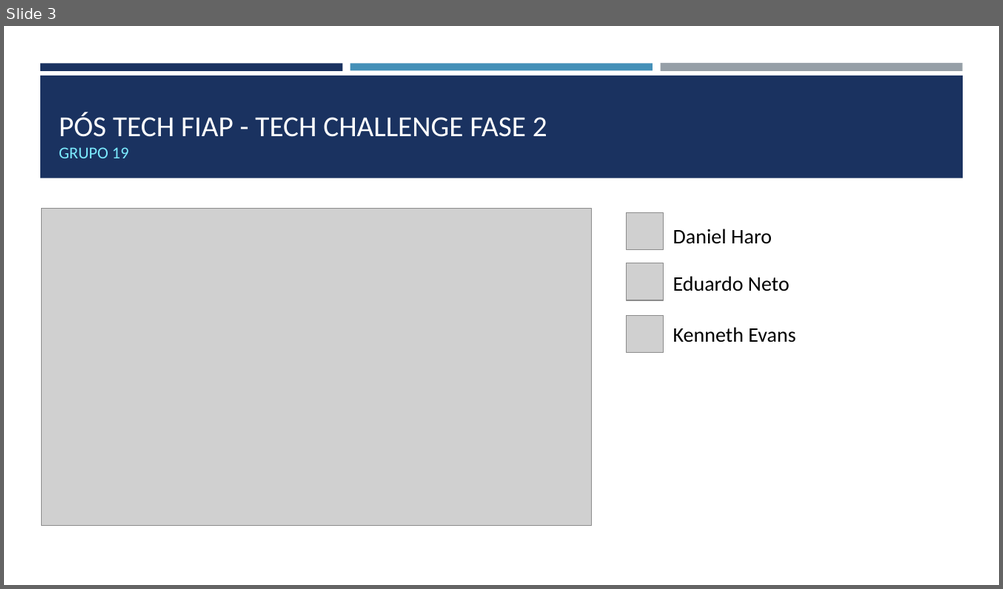
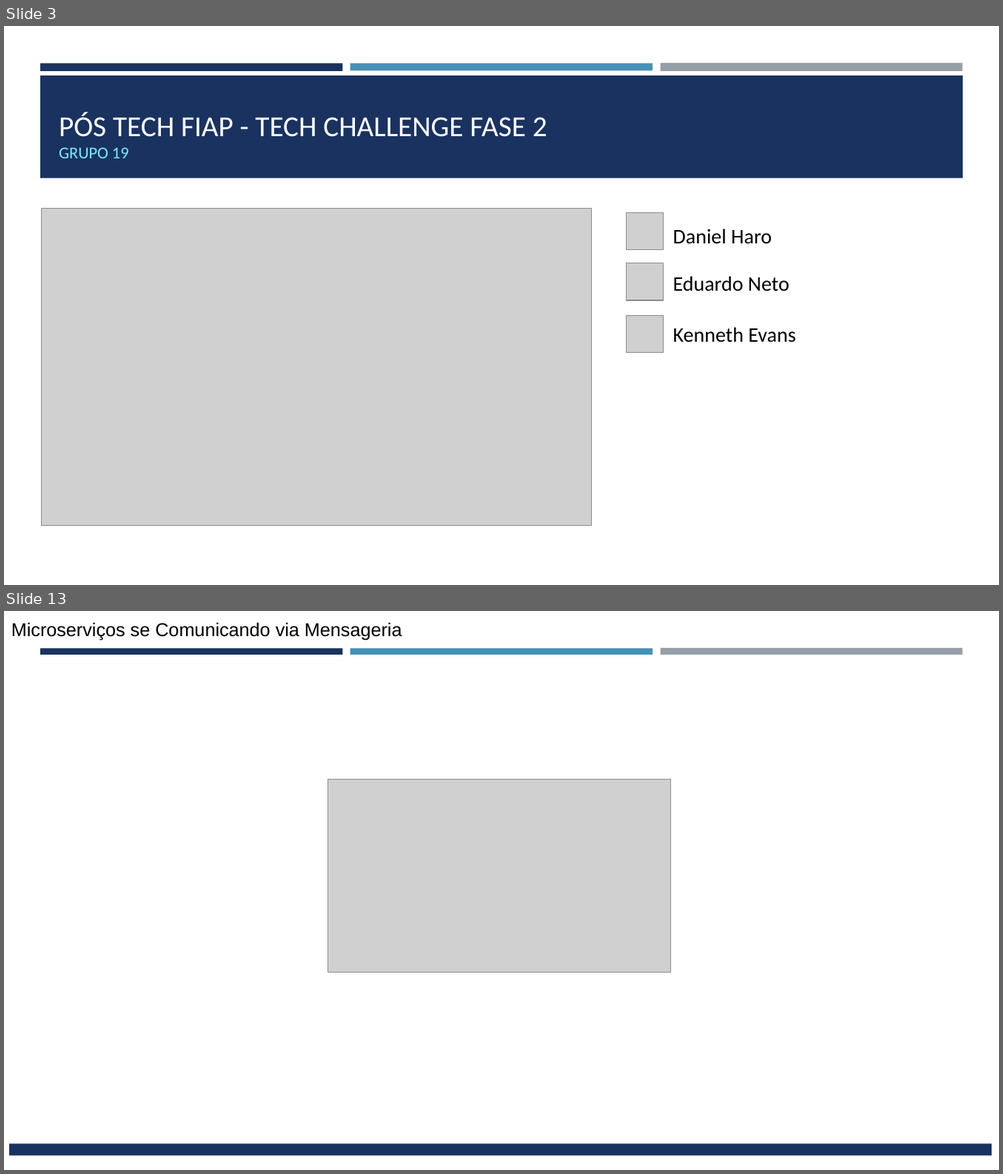
Before and after one commit to codes-and-technology/contatos, a slide deck: docs/Tech Challenge Fase 3/Desenho da Solução Tech Challenge - Fase 3 v1.pptx. Shown one above the other, each under a label of ours: slide 3 before the commit, slides 3 and 13 after it; the slides between them are not shown. The pictures are 1003x589 and 1003x1174 pixels, drawn with LibreOffice and Linux fonts; fonts in the diff are those of the drawing; grey boxes stand for pictures. Boxes give left, top, right and bottom in pixels: in the first picture for what was removed or moved away, otherwise in the second. Text is boxed around its words. In the diff, an @@ line names an element or a change of style, - is before the commit and + after.

```diff
--- a/docs/Tech Challenge Fase 3/Desenho da Solução Tech Challenge - Fase 3 v1.pptx
+++ b/docs/Tech Challenge Fase 3/Desenho da Solução Tech Challenge - Fase 3 v1.pptx
@@ slide 13 added at bbox=[4, 611, 999, 1170], background #FFFFFF; not listed: 3 template elements that a slide beside it also shows @@
@@ text added at bbox=[11, 622, 402, 641], 18 pt, text #000000 @@
+Microserviços se Comunicando via Mensageria
@@ rectangle added at bbox=[4, 655, 999, 1170], fill #FFFFFF @@
@@ picture added at bbox=[328, 780, 671, 973] @@
@@ rectangle added at bbox=[22, 1002, 976, 1139], fill #FFFFFF @@
@@ rectangle added at bbox=[9, 1145, 991, 1156], fill #1A3260 @@
```
Also in this commit, not shown: 3 slides changed, 10 other slides added, 2 slides removed.
